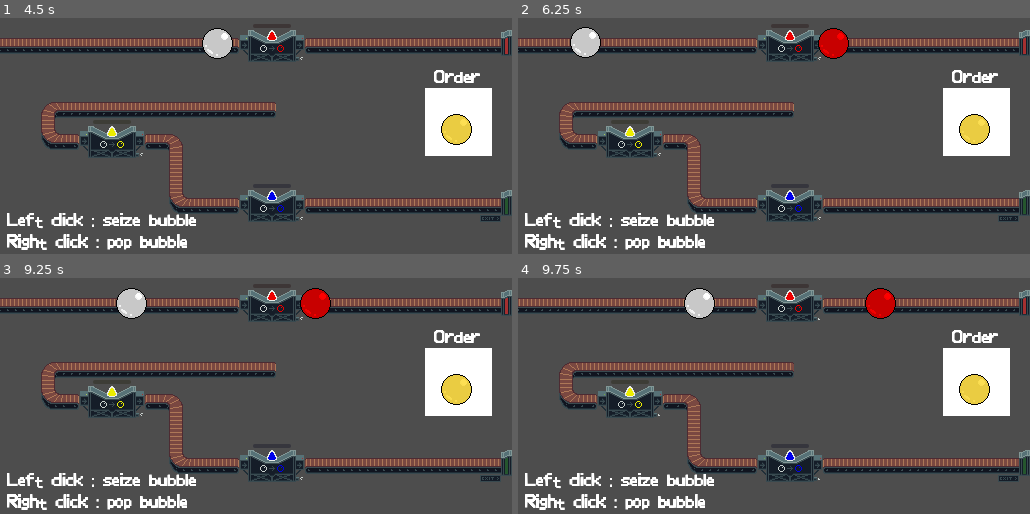
Above: before the commit, frames 1-4 (two rows, left to right).
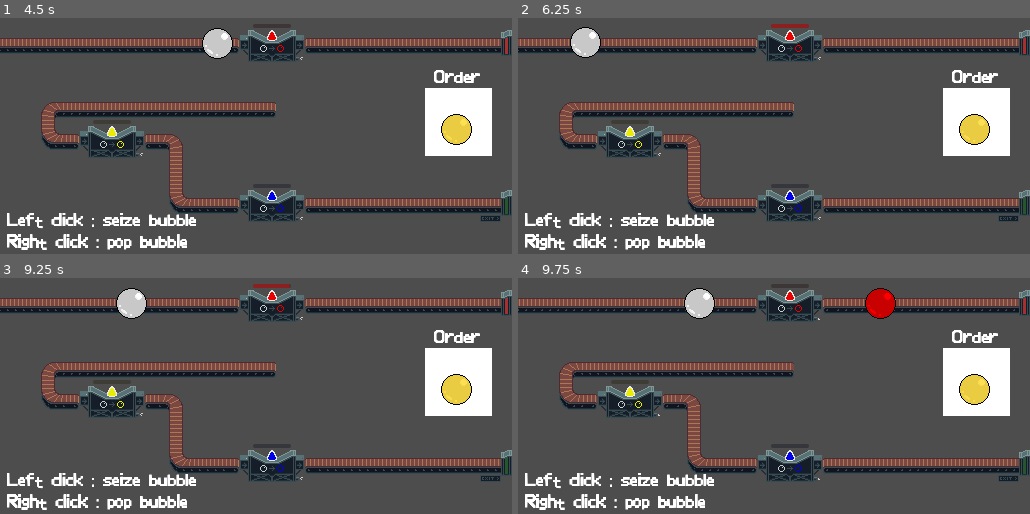
Above: after the commit, the same moments.

Repository: rems64/BubbleAssembly
Game: Godot game, scene res://level01.tscn
Same seed, same stepped clock (60 frames per second), same inputs: the game is played once before the commit and once after it.
Inputs (mouse positions are in pixels of both pictures, inside the frame that each line leads up to):
- Up to frame 1 (4.5 s): move the mouse to (368, 112) at 0.52 s; click (368, 112) at 0.67 s; move the mouse to (153, 138) at 1.27 s; click (153, 138) at 1.42 s; move the mouse to (307, 69) at 2.02 s; click (307, 69) at 2.17 s; move the mouse to (40, 41) at 2.77 s; click (40, 41) at 2.92 s; move the mouse to (409, 164) at 3.52 s; click (409, 164) at 3.67 s; move the mouse to (102, 86) at 4.27 s; click (102, 86) at 4.42 s
- Up to frame 2 (6.25 s): move the mouse to (799, 126) at 5.02 s; click (799, 126) at 5.17 s; move the mouse to (533, 41) at 5.77 s; click (533, 41) at 5.92 s
- Up to frame 3 (9.25 s): move the mouse to (368, 372) at 6.52 s; click (368, 372) at 6.67 s; move the mouse to (153, 398) at 7.27 s; click (153, 398) at 7.42 s; move the mouse to (5, 301) at 8.02 s; click (5, 301) at 8.17 s; move the mouse to (230, 436) at 8.77 s; click (230, 436) at 8.92 s
- Up to frame 4 (9.75 s): move the mouse to (927, 424) at 9.52 s; click (927, 424) at 9.67 s

Frame 1 is identical in both runs. In frame 2, 0.7% of the frame differs, in the area x 49-65%, y 2-18%; in frame 3, 0.7%; in frame 4, nothing differs.

Commit message:
add end screen

Diff:
--- a/color_changer.gd
+++ b/color_changer.gd
@@ -20,6 +20,9 @@
 	#print(processing_bubbles.size())
 	for bubble in processing_bubbles:
 		if bubble[1] < 0:
+			if bubble[0] == null:
+				processing_bubbles.erase(bubble)
+				continue
 			bubble[0].reparent(get_tree().get_current_scene())
 			var bub = bubble[0].get_child(0);
 			if (bub.modulate == Color.BLACK):
--- a/color_changer.tscn
+++ b/color_changer.tscn
@@ -6,7 +6,7 @@
 [ext_resource type="Script" path="res://overlay_control.gd" id="4_88sfp"]
 
 [sub_resource type="RectangleShape2D" id="RectangleShape2D_muu7f"]
-size = Vector2(16, 32)
+size = Vector2(8, 12)
 
 [node name="ColorChanger" type="Node2D"]
 script = ExtResource("1_lgw12")
--- /dev/null
+++ b/end_menu.tscn
@@ -0,0 +1,10 @@
+[gd_scene format=3 uid="uid://db02ih0qlabjm"]
+
+[node name="EndMenu" type="Node2D"]
+
+[node name="RichTextLabel" type="RichTextLabel" parent="."]
+offset_left = 114.0
+offset_top = 70.0
+offset_right = 154.0
+offset_bottom = 110.0
+text = "FINI"
--- a/exit.gd
+++ b/exit.gd
@@ -17,25 +17,44 @@
 	print(Color.YELLOW)
 	return body.get_child(0).modulate == Color.YELLOW
 
+func check_1(body, blocks) -> bool:
+	print("check_1")
+	if blocks.size() != 1: return false
+	var body2 = blocks[0]
+	var haut = body if (body.global_position.y < body2.global_position.y) else body2
+	var bas = body2 if (body.global_position.y < body2.global_position.y) else body
+	print(haut.get_child(0).modulate)
+	print(bas.get_child(0).modulate)
+	print()
+	return bas.get_child(0).modulate == Color.RED && haut.get_child(0).modulate == Color.WHITE
+
+func check_2(body, blocks) -> bool:
+	if body.get_child(0).modulate != Color(1, 0, 1): return false
+	if body.voisinGauche.get_child(0).modulate != Color.BLUE: return false
+	if body.voisinGauche.voisinHaut.get_child(0).modulate != Color.RED: return false
+	return true
+
 func next_level():
 	print("next level!")
 	level += 1
+	if level == 3:
+		get_tree().change_scene_to_file("res://end_menu.tscn")
 
 func _on_body_entered(body: Node2D) -> void:
 	if (body is RigidBody2D):
 		if body.held || body.in_held_block:
 			return
 
-		print("output")
-
 		var assembly = body.get_parent().dijkstra(body)
 		if is_exit:
 			print("exit")
+			print(level)
 			if level == 0:
-				print("level0")
-				if (check_0(body, assembly)):
-					print("check0")
-					next_level()
+				if check_0(body, assembly): next_level()
+			elif level == 1:
+				if check_1(body, assembly): next_level()
+			elif level == 2:
+				if check_2(body, assembly): next_level()
 
 		body.queue_free()
 		for block in assembly:
--- a/main.gd
+++ b/main.gd
@@ -43,8 +43,8 @@
 	var i = 0
 	while voisins_visites.size() < liste_voisins.size() :
 		i += 1
-		print("_______")
-		print("tour : ", i)
+		#print("_______")
+		#print("tour : ", i)
 		#print("liste voisins : ", liste_voisins)
 		#print("liste_visites : ", voisins_visites)
 		var voisin = liste_voisins[voisins_visites.size()]
